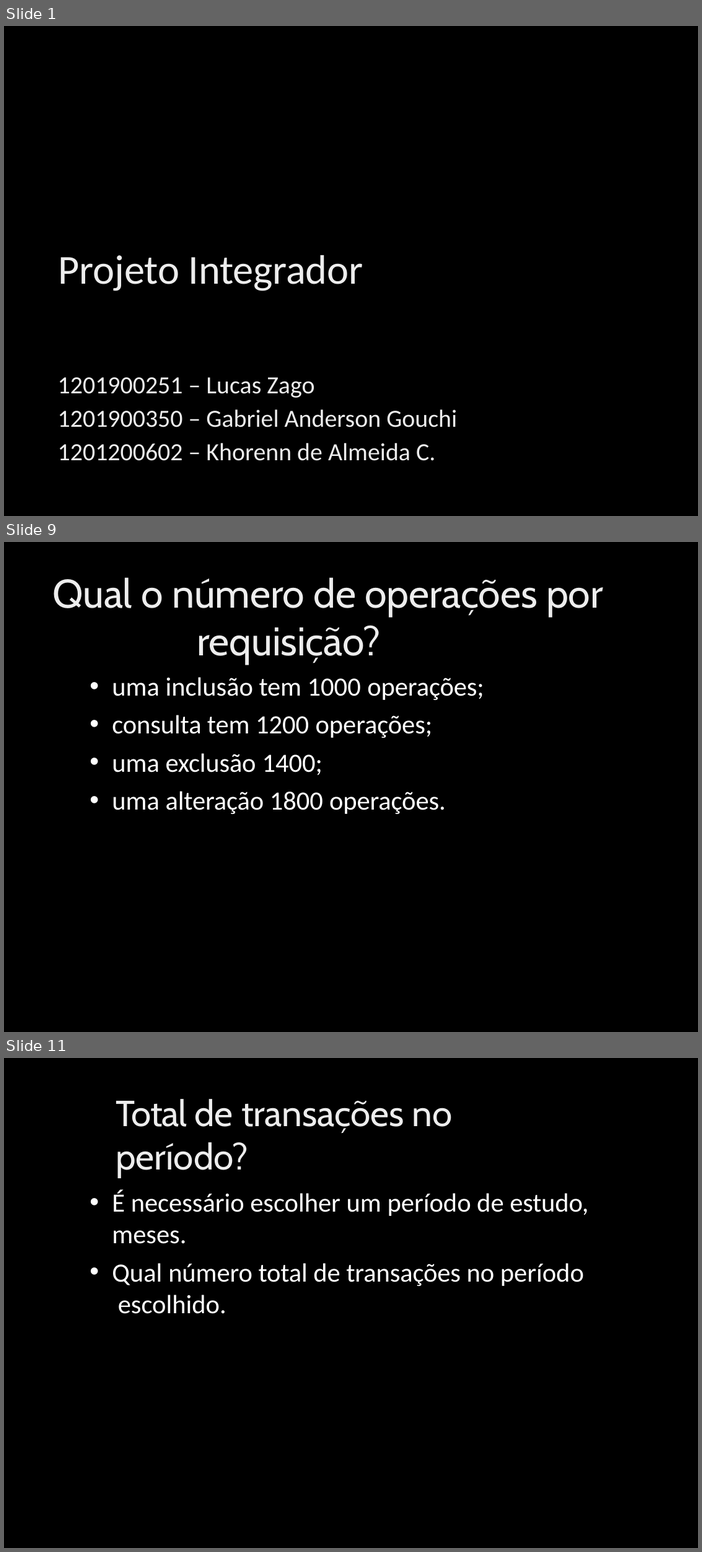
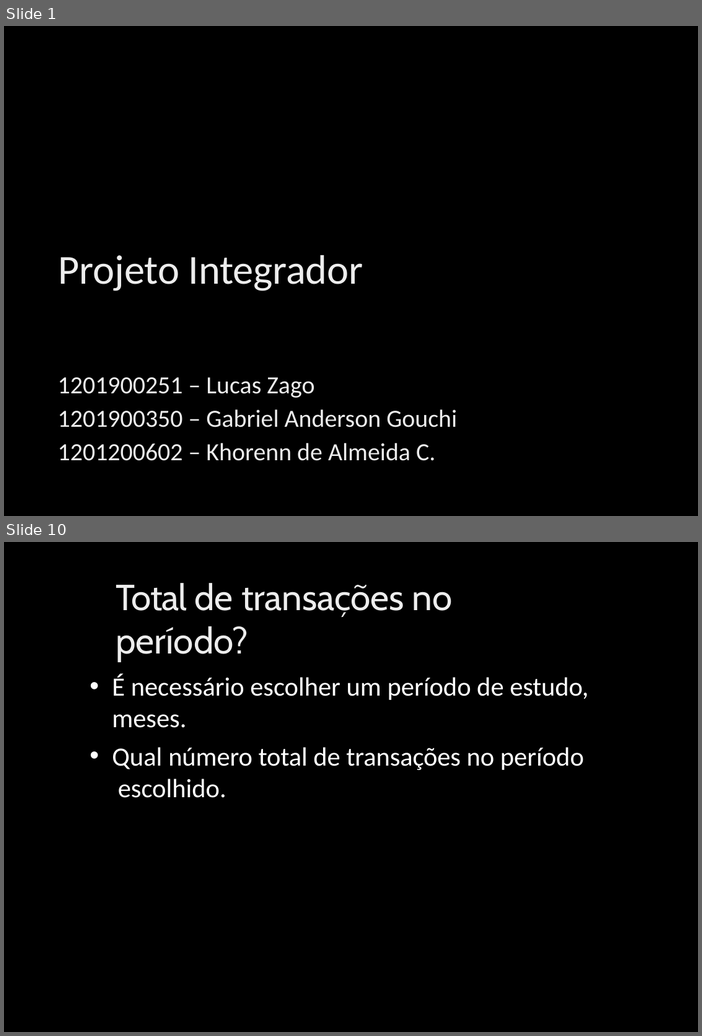
Before and after one commit to khorenn/PI, a slide deck: apresentação/Definições do projeto integrador.pptx. Shown one above the other, each under a label of ours: slides 1, 9 and 11 before the commit, slides 1 and 10 after it; the slides between them are not shown. The pictures are 702x1552 and 702x1036 pixels, drawn with LibreOffice and Linux fonts; fonts in the diff are those of the drawing; background and template pictures are left out. Boxes give left, top, right and bottom in pixels: in the first picture for what was removed or moved away, otherwise in the second. Text is boxed around its words. In the diff, an @@ line names an element or a change of style, - is before the commit and + after.

```diff
--- a/apresentação/Definições do projeto integrador.pptx
+++ b/apresentação/Definições do projeto integrador.pptx
@@ slide 9 removed at (4, 542, 698, 1032), background picture (left out) @@
@@ title removed at (52, 577, 604, 664) @@
-Qual o número de operações por requisição?
@@ text removed at (112, 677, 484, 814) @@
-• uma inclusão tem 1000 operações;
-• consulta tem 1200 operações;
-• uma exclusão 1400;
-• uma alteração 1800 operações.
@@ what was slide 11 is now slide 10 @@
```
Also in this commit, not shown: 6 slides changed, 2 slides added, 2 other slides removed.
